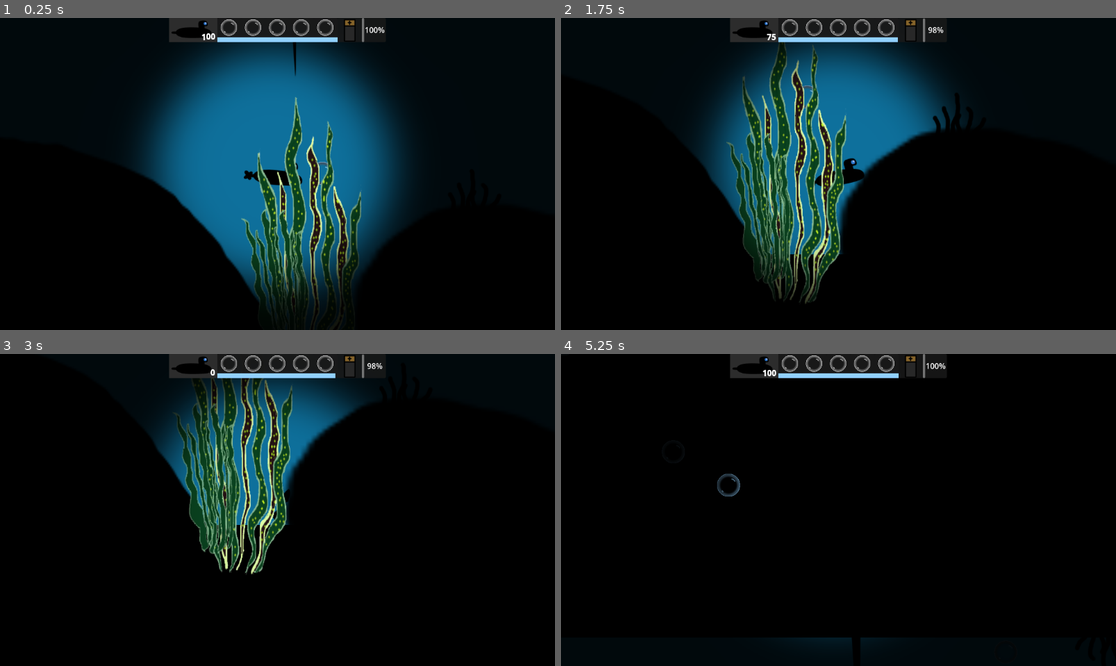
Above: before the commit, frames 1-4 (two rows, left to right).
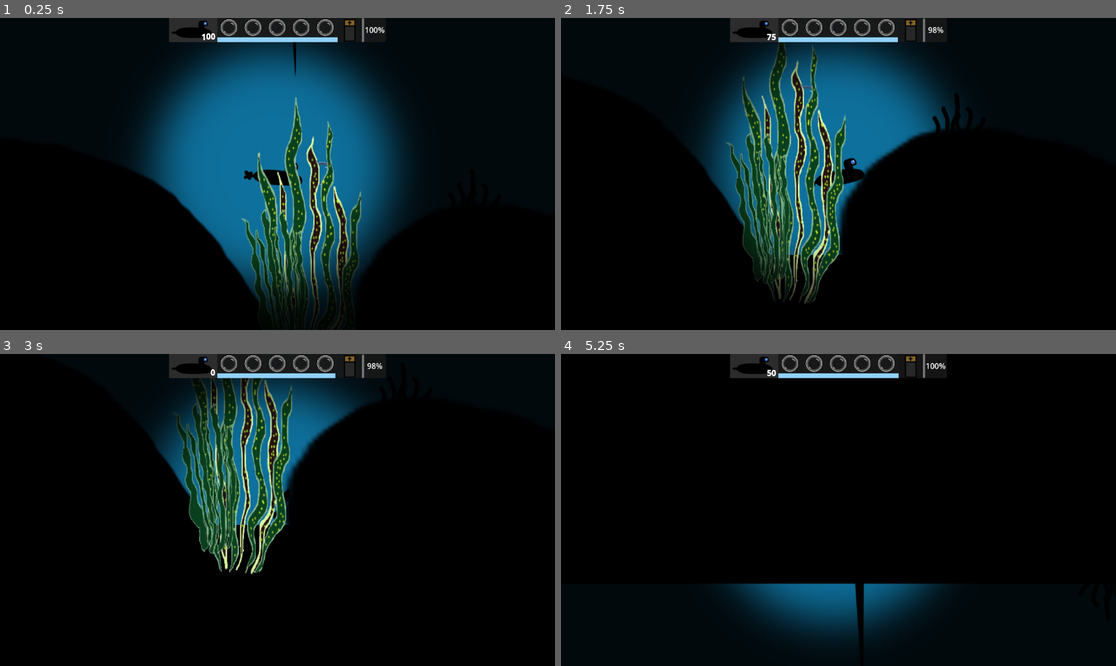
Above: after the commit, the same moments.

Repository: EddieRowe/godot-wild-jam-82
Game: Godot game, scene res://levels/level_1.tscn
The game is run twice, just before and just after one commit, with the same random seed, the same clock (stepped at 60 frames per second) and the same inputs.
Inputs:
- Up to frame 1 (0.25 s): no input
- Up to frame 2 (1.75 s): tap Enter (ui_accept) at 0.5, 0.77, 1.52 s; hold Right (ui_right) 0.53-1.28 s; hold Down (ui_down) from 1.28 s (still down)
- Up to frame 3 (3 s): release Down (ui_down) at 2.03 s; hold Right (ui_right) 2.03-2.78 s; hold Up (ui_up) from 2.78 s (still down)
- Up to frame 4 (5.25 s): tap Enter (ui_accept) at 3.02, 3.77, 4.52 s; release Up (ui_up) at 3.53 s; hold Left (ui_left) 3.53-5.03 s; hold Down (ui_down) from 5.03 s (still down)

The runs differ from the first frame. In frame 1, less than 0.1% of the frame differs, in the area x 57-59%, y 46-47%; in frame 2, 3.6%; in frame 3, 1.8%; in frame 4, 6.0%, in the area x 27-71%, y 4-94%.

Commit message:
- level 2 transition

Diff:
--- a/levels/level_1.tscn
+++ b/levels/level_1.tscn
@@ -287,6 +287,8 @@
 
 [node name="FinishLine" parent="." groups=["LevelComplete"] instance=ExtResource("15_vjtdm")]
 position = Vector2(25066, 0)
+gravity_scale = 0.0
+freeze = true
 
 [node name="OxygenNode2D" type="Node2D" parent="."]
 
--- a/prefabs/Player.tscn
+++ b/prefabs/Player.tscn
@@ -53,10 +53,10 @@
 &"propellor_anim": SubResource("Animation_rwuho")
 }
 
-[node name="Player" type="Node2D"]
+[node name="Player" type="Node2D" groups=["Player"]]
 position = Vector2(-25, -15)
 
-[node name="RigidBody2D" type="RigidBody2D" parent="." node_paths=PackedStringArray("health", "oxygen", "energy", "sprite", "audio", "propellor", "restart_timer")]
+[node name="RigidBody2D" type="RigidBody2D" parent="." node_paths=PackedStringArray("health", "oxygen", "energy", "sprite", "audio", "propellor", "restart_timer") groups=["Player"]]
 continuous_cd = 1
 contact_monitor = true
 max_contacts_reported = 3
--- /dev/null
+++ b/prefabs/finish_line.gd
@@ -0,0 +1,9 @@
+extends Area2D
+
+var can_move : bool = true
+
+
+func _on_body_entered(body: Node2D) -> void:
+	if body.is_in_group("Player"):
+		get_tree().change_scene_to_file("res://levels/level_2.tscn")
+		#can_move = false
--- a/prefabs/finish_line.tscn
+++ b/prefabs/finish_line.tscn
@@ -1,9 +1,12 @@
-[gd_scene load_steps=2 format=3 uid="uid://digqha4603pow"]
+[gd_scene load_steps=3 format=3 uid="uid://digqha4603pow"]
+
+[ext_resource type="Script" uid="uid://dvlp866b6vamd" path="res://prefabs/finish_line.gd" id="1_eldoa"]
 
 [sub_resource type="RectangleShape2D" id="RectangleShape2D_dci07"]
 size = Vector2(1998.5, 11444.5)
 
-[node name="FinishLine" type="RigidBody2D"]
+[node name="FinishLine" type="Area2D" groups=["LevelComplete"]]
+script = ExtResource("1_eldoa")
 
 [node name="CollisionShape2D" type="CollisionShape2D" parent="."]
 position = Vector2(1052.75, 5720.75)
@@ -13,8 +16,10 @@
 [node name="Sprite2D" type="Sprite2D" parent="."]
 
 [node name="ColorRect" type="ColorRect" parent="Sprite2D"]
-offset_left = 27.0
+offset_left = -5.0
 offset_top = -7.0
-offset_right = 2028.0
+offset_right = 1996.0
 offset_bottom = 11396.0
-color = Color(0.231373, 0.717647, 1, 0.301961)
+color = Color(0.231373, 0.717647, 1, 0.741176)
+
+[connection signal="body_entered" from="." to="." method="_on_body_entered"]
--- a/project.godot
+++ b/project.godot
@@ -20,6 +20,7 @@
 Obstacle=""
 "Oxygen Source"="A source of Oxygen"
 LevelComplete=""
+Player=""
 
 [input]
 
--- a/scripts/submarine_script.gd
+++ b/scripts/submarine_script.gd
@@ -82,9 +82,7 @@
 		health._take_damage(body.damage)
 	if body is OxygenSource:
 		oxygen._collect_oxygen(body)
-	if body.is_in_group("LevelComplete"):
-		#get_tree().reload_current_scene()
-		can_move = false
+
 
 
 
Not shown, added: prefabs/finish_line.gd.uid
